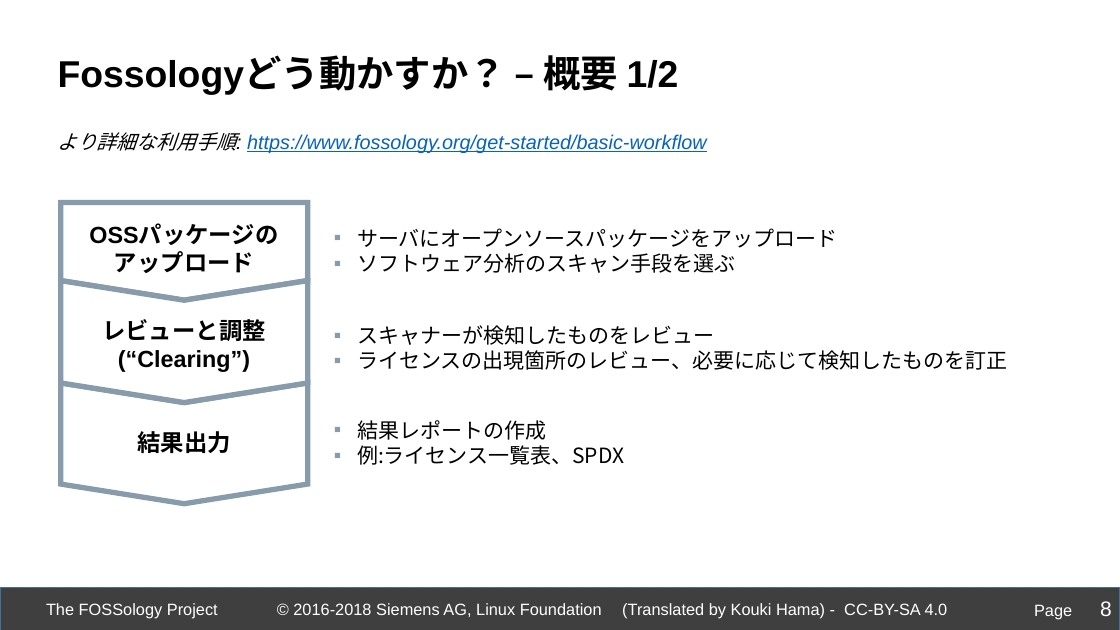
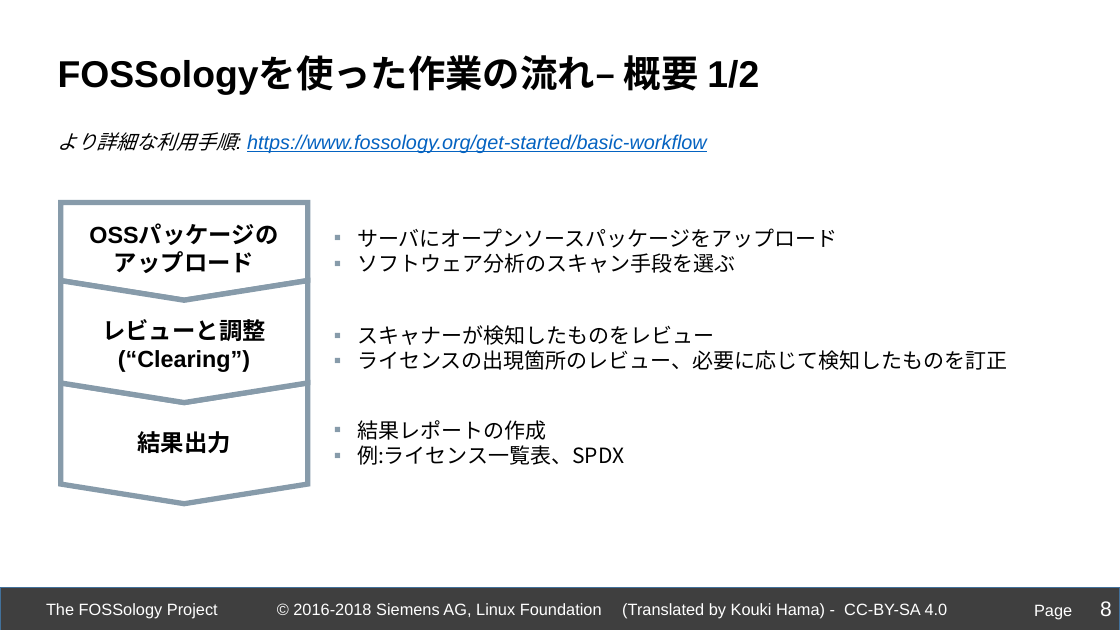
Before and after one commit to fossology/FOSSologySlides, a slide deck: slide 8 of Module-B-JPN-Basic-Workflow.pptx. Drawn at 1120x630 pixels with LibreOffice and Linux fonts; fonts in the diff are those of the drawing; background and template pictures are left out. Boxes give left, top, right and bottom in pixels: in the first picture for what was removed or moved away, otherwise in the second. Text is boxed around its words. In the diff, an @@ line names an element or a change of style, - is before the commit and + after.

```diff
--- a/Module-B-JPN-Basic-Workflow.pptx
+++ b/Module-B-JPN-Basic-Workflow.pptx
@@ text at bbox=[58, 55, 759, 95]: text changed @@
-Fossologyどう動かすか？ – 概要 1/2
+FOSSologyを使った作業の流れ– 概要 1/2
```
Also in this commit, not shown: 6 other slides changed.
